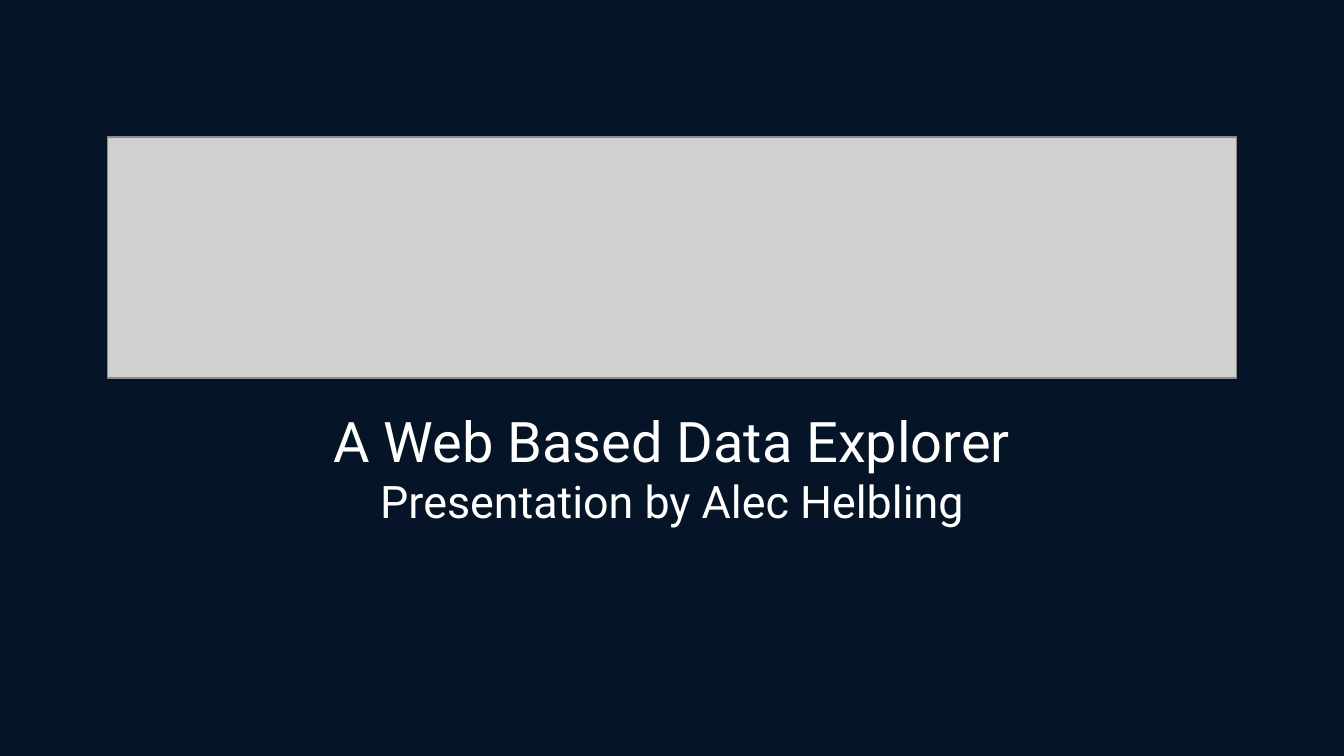
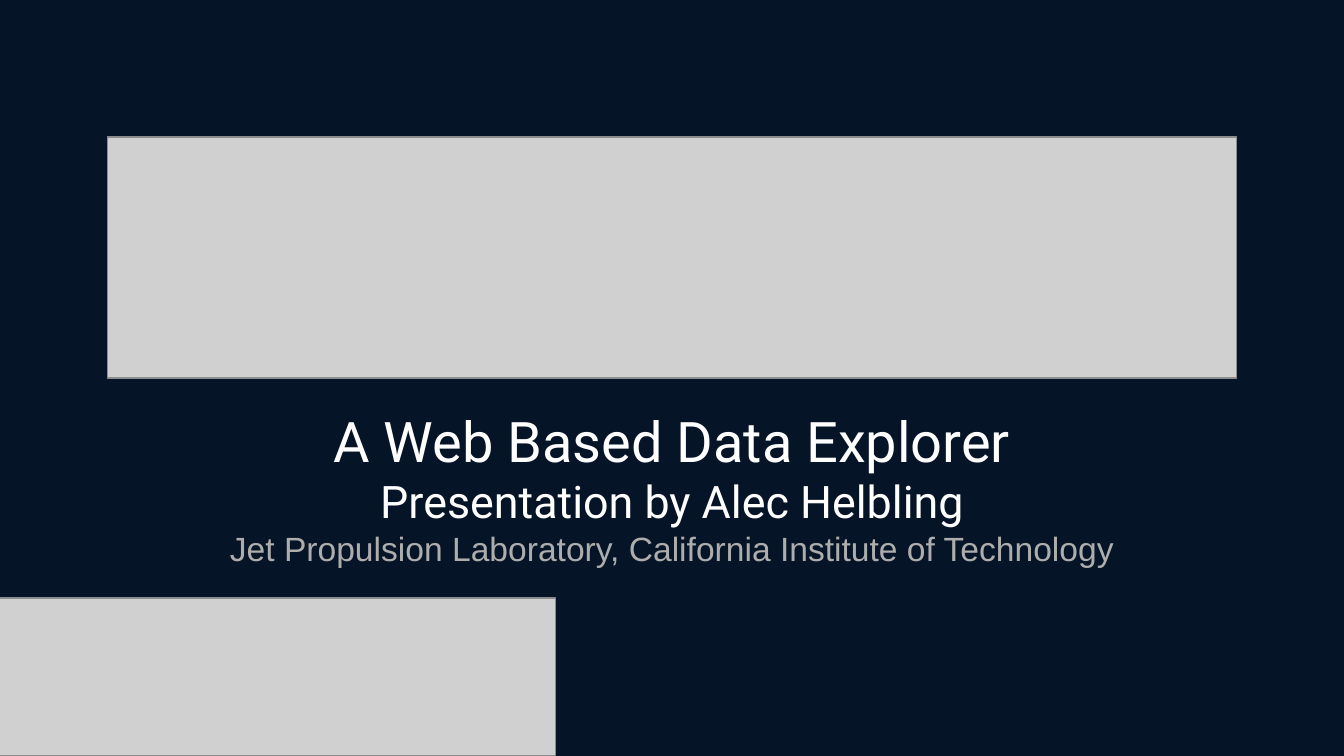
Before and after one commit to NASA-AMMOS/CODEX, a slide deck: slide 1 of docs/Presentations/intern_presentations/alec_fy19.pptx. Drawn at 1344x756 pixels with LibreOffice and Linux fonts; fonts in the diff are those of the drawing; grey boxes stand for pictures; background and template pictures are left out. Boxes give left, top, right and bottom in pixels: in the first picture for what was removed or moved away, otherwise in the second. Text is boxed around its words. In the diff, an @@ line names an element or a change of style, - is before the commit and + after.

Commit message:
Added local documents, updated Alecs presentation for URS

```diff
--- a/docs/Presentations/intern_presentations/alec_fy19.pptx
+++ b/docs/Presentations/intern_presentations/alec_fy19.pptx
@@ subtitle at (230, 536, 1114, 567): paragraph added @@
+Jet Propulsion Laboratory, California Institute of Technology
@@ picture added at (0, 598, 555, 756) @@
```
Also in this commit, not shown: 9 other files.
